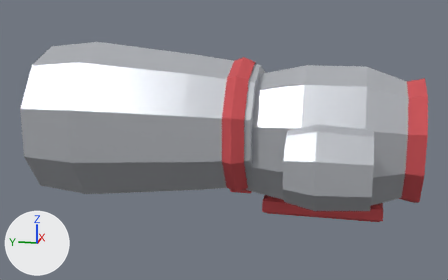
Before and after pictures for a commit that changed the glTF model client/public/models/armour/armor_robe.glb.
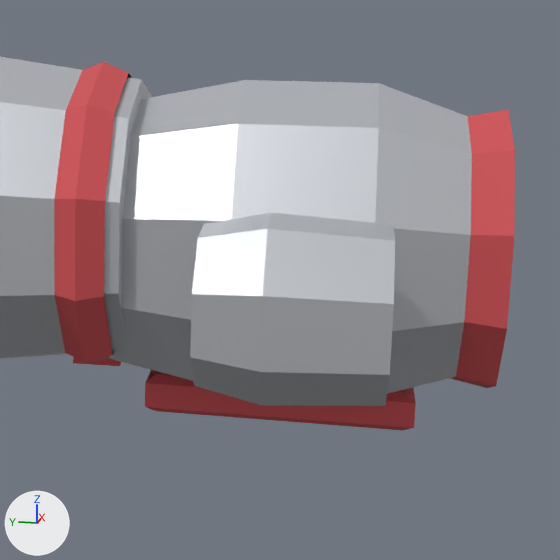
Each version is shown whole from a 50 mm lens placed at (-2.147, -1.849, 0.542), pointed at (-0.012, -1.422, 0.008), then close up on the part from 44% to 100% of the width and 11% to 100% of the height. Lighting does not change. The marker at lower left points along +X, +Y and +Z. The last two pictures show the newer version. Vertices at exactly the same position are counted once.

Objects in the first close-up: 'Abdomen', 'Torso', 'UpperArmR'.
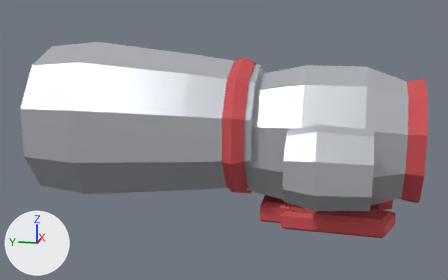
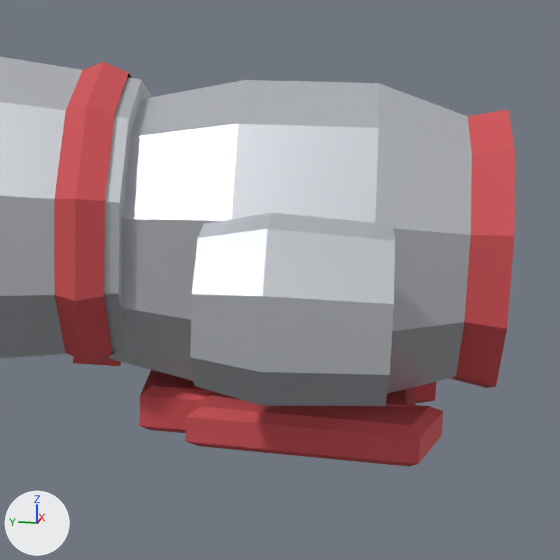
Changed parts and their boxes (x1, y1, x2, y2) in the close-ups (560 x 560 px):
'Torso', reshaped (11% taller)
    before: (109, 80, 515, 430)
    after: (109, 80, 515, 467)
part 1 of me_torso_005, rebuilt
    before: (145, 370, 416, 430)
    after: (140, 370, 416, 433)
part 2 of me_torso_005, added
    after: (413, 382, 436, 403)
part 3 of me_torso_005, added (red)
    after: (186, 393, 443, 467)

The change, as a list of edits to the scene's bpy script:
```text
Change me_torso_005:
    used by ob_torso; location = (0.0, 0.0, 0.0)
    remove me_torso_005.from_pydata(...)  # 76 vertices, 140 faces; spans x -0.209..0.209, y -2.1..-1.52, z -0.252..0.283
    add me_torso_005.from_pydata(...)  # 108 vertices, 196 faces; spans x -0.209..0.209, y -2.1..-1.52, z -0.262..0.283
    me_torso_005 part 1: the loose piece of 16 vertices spanning x -0.06..0.06, y -1.99..-1.57, z -0.252..-0.188 is rebuilt with 16 vertices and now spans x -0.12..0.12, y -1.99..-1.57, z -0.262..-0.188
    me_torso_005 part 2: a new loose piece of 16 vertices spanning x 0.07..0.2, y -2.03..-1.65, z -0.255..-0.191, in mat_red (red #ce5055)
    me_torso_005 part 3: a new loose piece of 16 vertices spanning x -0.2..-0.07, y -2.03..-1.65, z -0.255..-0.191, in mat_red (red #ce5055)
```
